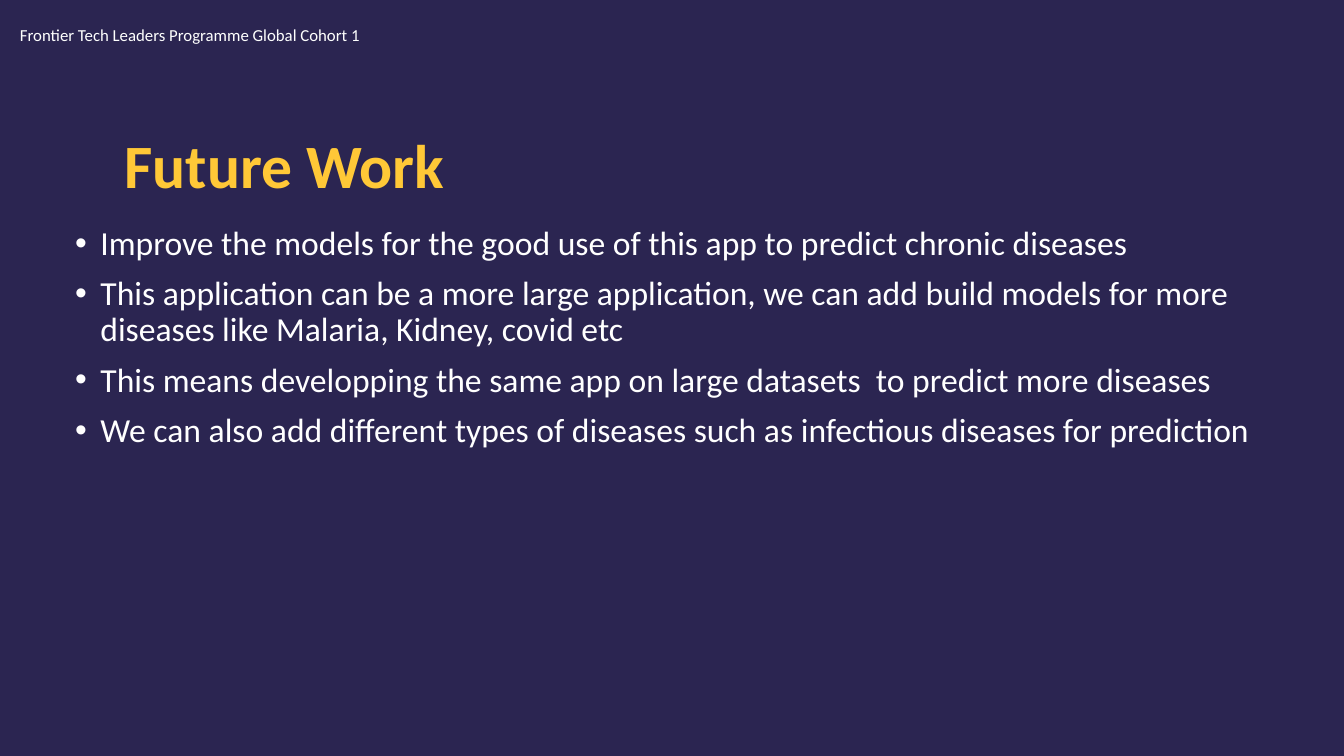
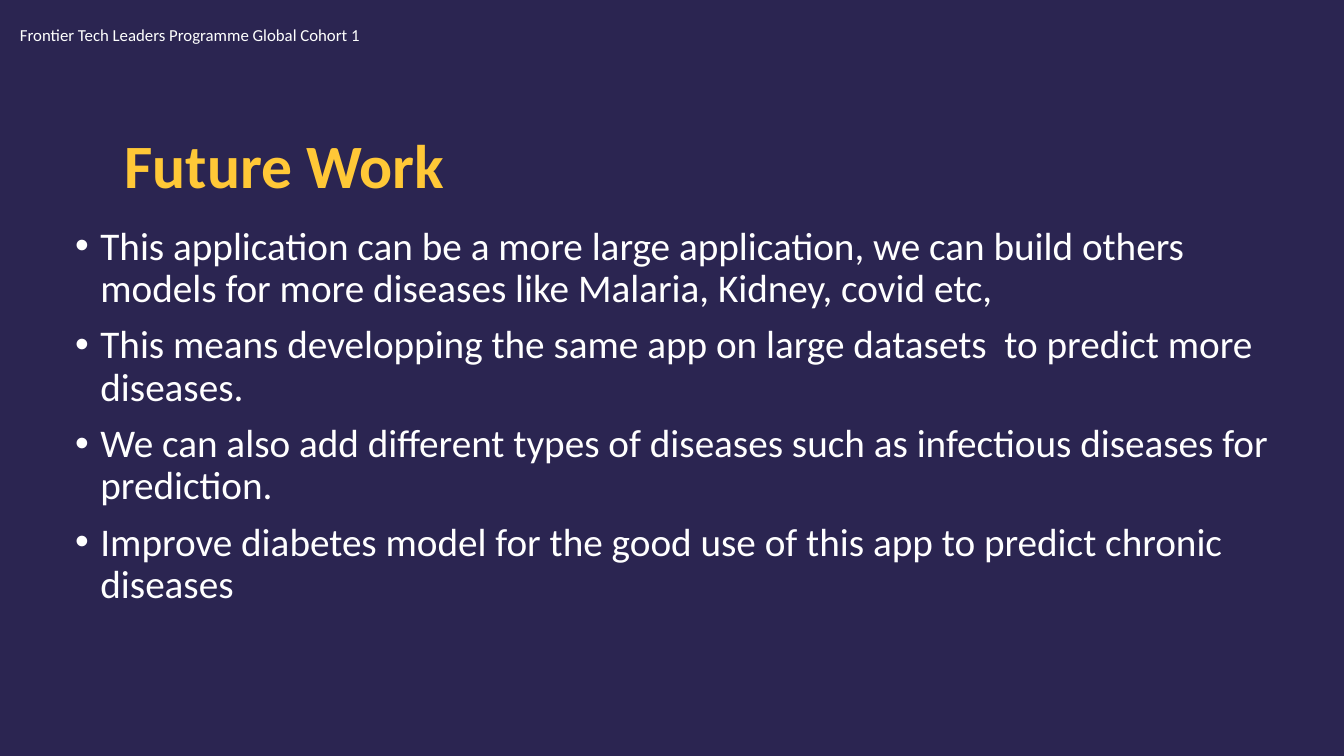
Before and after one commit to edasaruhan/Assingment_ML_kili66, a slide deck: slide 22 of MariamKili_Draft_Presentation.pptx. Drawn at 1344x756 pixels with LibreOffice and Linux fonts; fonts in the diff are those of the drawing; background and template pictures are left out. Boxes give left, top, right and bottom in pixels: in the first picture for what was removed or moved away, otherwise in the second. Text is boxed around its words. In the diff, an @@ line names an element or a change of style, - is before the commit and + after.

```diff
--- a/MariamKili_Draft_Presentation.pptx
+++ b/MariamKili_Draft_Presentation.pptx
@@ text at (x1=100, y1=232, x2=1267, y2=599): text changed; size 24 to 28 pt @@
-• Improve the models for the good use of this app to predict chronic diseases
-• This application can be a more large application, we can add build models for more diseases like Malaria, Kidney, covid etc
-• This means developping the same app on large datasets to predict more diseases
-• We can also add different types of diseases such as infectious diseases for prediction
+• This application can be a more large application, we can build others models for more diseases like Malaria, Kidney, covid etc,
+• This means developping the same app on large datasets to predict more diseases.
+• We can also add different types of diseases such as infectious diseases for prediction.
+• Improve diabetes model for the good use of this app to predict chronic diseases
```
Also in this commit, not shown: 13 other slides changed.
